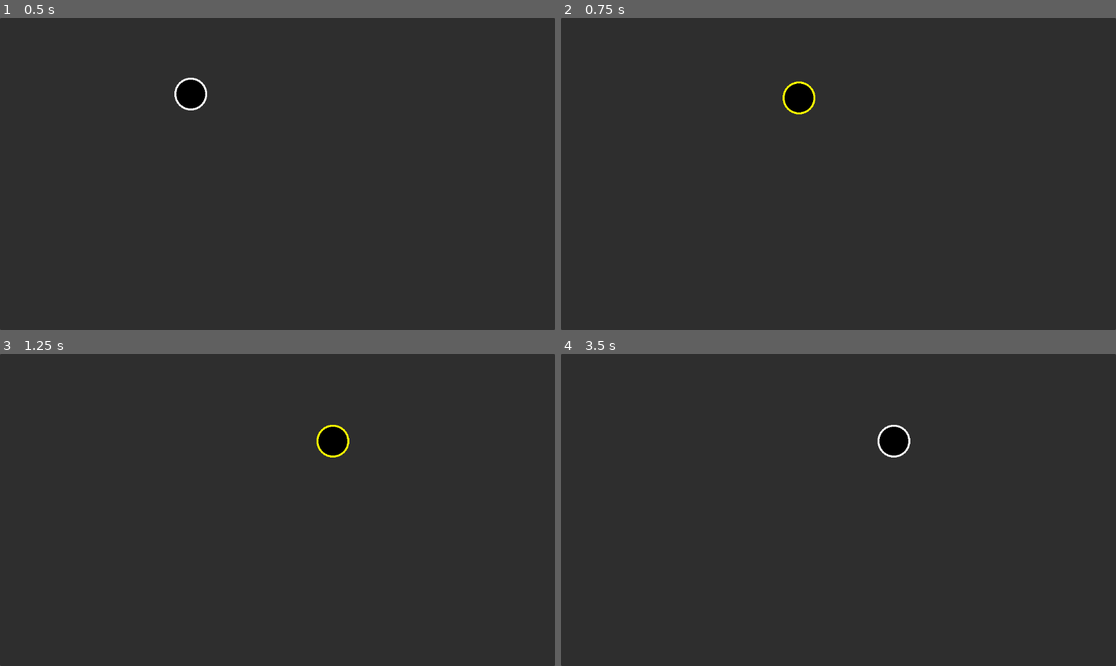
Above: before the commit, frames 1-4 (two rows, left to right).
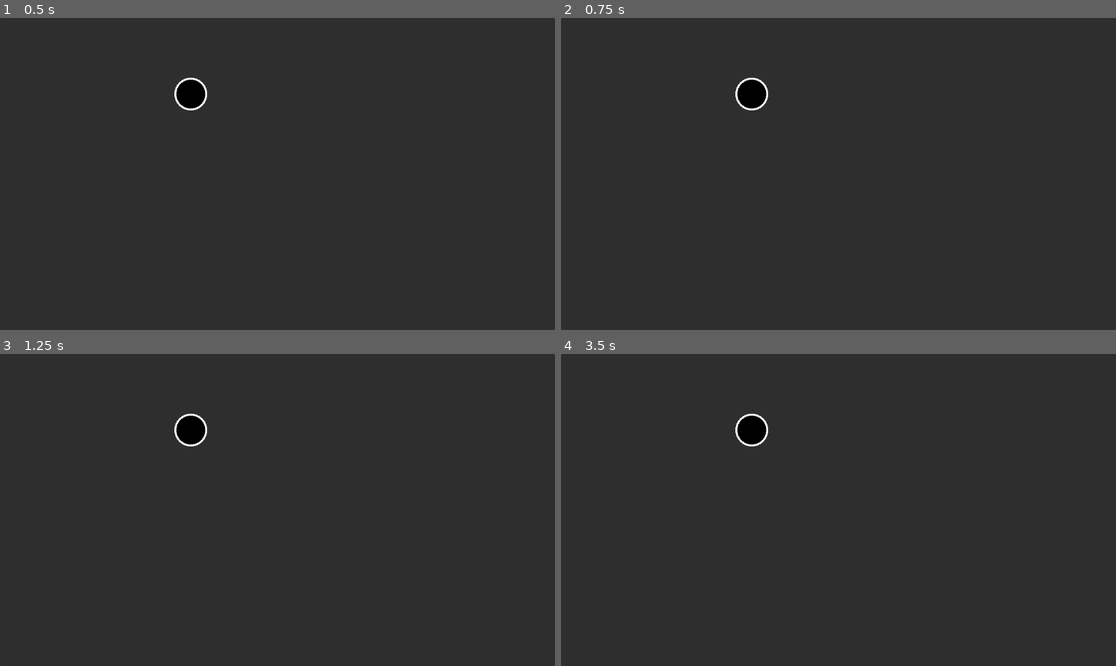
Above: after the commit, the same moments.

Repository: astrobeef/capstone
Game: Godot game, scene res://Prototype.tscn
The game is run twice, just before and just after one commit, with the same random seed, the same clock (stepped at 60 frames per second) and the same inputs. The project has no main scene, so this scene is started directly.
Inputs (mouse positions are in pixels of both pictures, inside the frame that each line leads up to):
- Up to frame 1 (0.5 s): no input
- Up to frame 2 (0.75 s): tap Enter at 0.5 s; drag from (749, 92) to (894, 105) at 0.52 s
- Up to frame 3 (1.25 s): no input
- Up to frame 4 (3.5 s): tap Space at 1.25, 2.75 s; drag from (727, 525) to (894, 441) at 1.27 s; tap Enter at 2 s; move the mouse to (894, 441) at 2.02 s; press the mouse at (894, 441) at 2.03 s; release the mouse at (894, 441) at 2.75 s; drag from (810, 572) to (672, 463) at 2.77 s

Frame 1 is identical in both runs. In frame 2, 1.0% of the frame differs, in the area x 31-46%, y 19-31%; in frame 3, 1.0%, in the area x 31-63%, y 19-34%; in frame 4, 1.0%.

Commit message:
Removed selectable area to simplify working prototype

Diff:
--- a/draw_circle_2d.tscn
+++ b/draw_circle_2d.tscn
@@ -1,31 +1,9 @@
-[gd_scene load_steps=7 format=3 uid="uid://ca7ax1wjni78s"]
+[gd_scene load_steps=2 format=3 uid="uid://ca7ax1wjni78s"]
 
 [ext_resource type="Script" path="res://draw_circle_2d.gd" id="1_lwpvn"]
-[ext_resource type="Script" path="res://selectable_area_2d.gd" id="2_kuw2u"]
-[ext_resource type="Script" path="res://set_shape_on_radius_change.gd" id="3_flthw"]
-[ext_resource type="Script" path="res://color_circle_on_selection.gd" id="4_vjhp6"]
-[ext_resource type="Script" path="res://drag_owner_during_selection.gd" id="5_pqcri"]
-
-[sub_resource type="CircleShape2D" id="CircleShape2D_nvvg1"]
-radius = 33.0
 
 [node name="DrawCircle2D" type="Node2D"]
 position = Vector2(396, 158)
 script = ExtResource("1_lwpvn")
 radius = 32.0
 stroke_width = 4.0
-
-[node name="SelectableArea2D" type="Area2D" parent="." groups=["SelectableArea2D"]]
-script = ExtResource("2_kuw2u")
-
-[node name="CollisionShape2D" type="CollisionShape2D" parent="SelectableArea2D"]
-shape = SubResource("CircleShape2D_nvvg1")
-
-[node name="SetShapeOnRadiusChange" type="Node" parent="SelectableArea2D/CollisionShape2D"]
-script = ExtResource("3_flthw")
-
-[node name="ColorCircleOnSelection" type="Node" parent="SelectableArea2D"]
-script = ExtResource("4_vjhp6")
-
-[node name="DragOwnerDuringSelection" type="Node2D" parent="SelectableArea2D"]
-script = ExtResource("5_pqcri")
